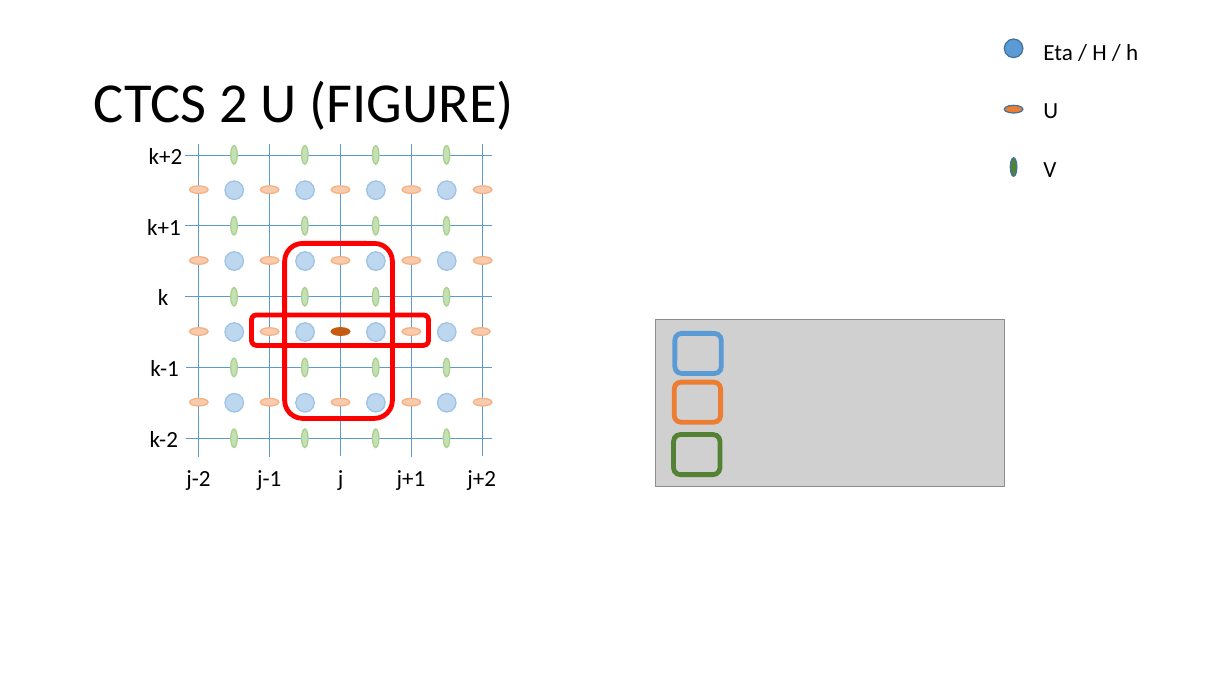
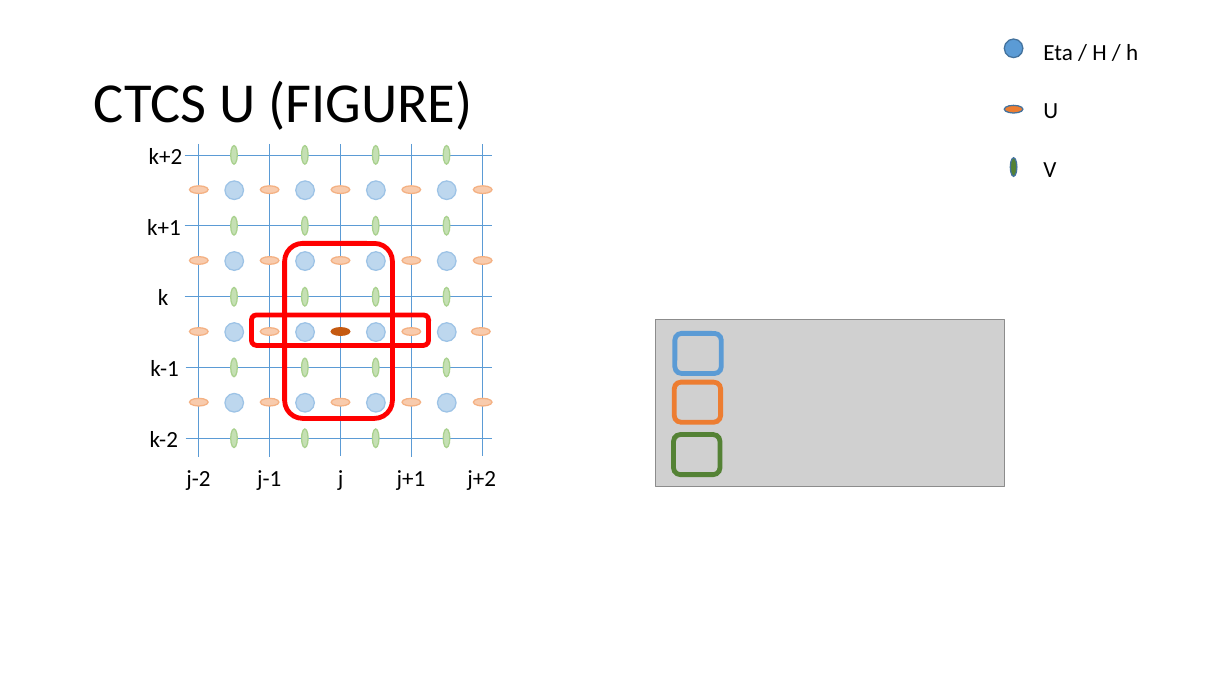
Before and after one commit to metno/gpu-ocean, a slide deck: slide 18 of gpu_ocean/prototypes/fbl_ctcs_stencils.pptx (slide 20 before the commit). Drawn at 1232x693 pixels with LibreOffice and Linux fonts; fonts in the diff are those of the drawing; grey boxes stand for pictures. Boxes give left, top, right and bottom in pixels: in the first picture for what was removed or moved away, otherwise in the second. Text is boxed around its words. In the diff, an @@ line names an element or a change of style, - is before the commit and + after.

```diff
--- a/gpu_ocean/prototypes/fbl_ctcs_stencils.pptx
+++ b/gpu_ocean/prototypes/fbl_ctcs_stencils.pptx
@@ title at box(94, 81, 472, 130): text changed @@
-CTCS 2 U (FIGURE)
+CTCS U (FIGURE)
```
Also in this commit, not shown: 7 other slides changed, 26 slides added, 3 slides removed.
